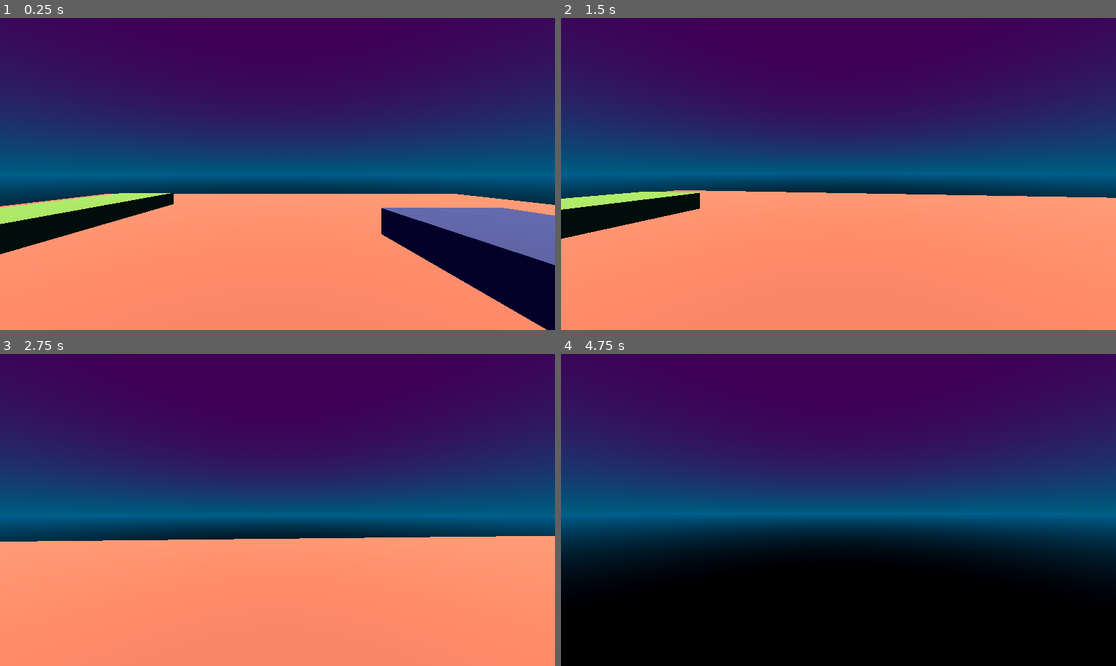
Above: before the commit, frames 1-4 (two rows, left to right).
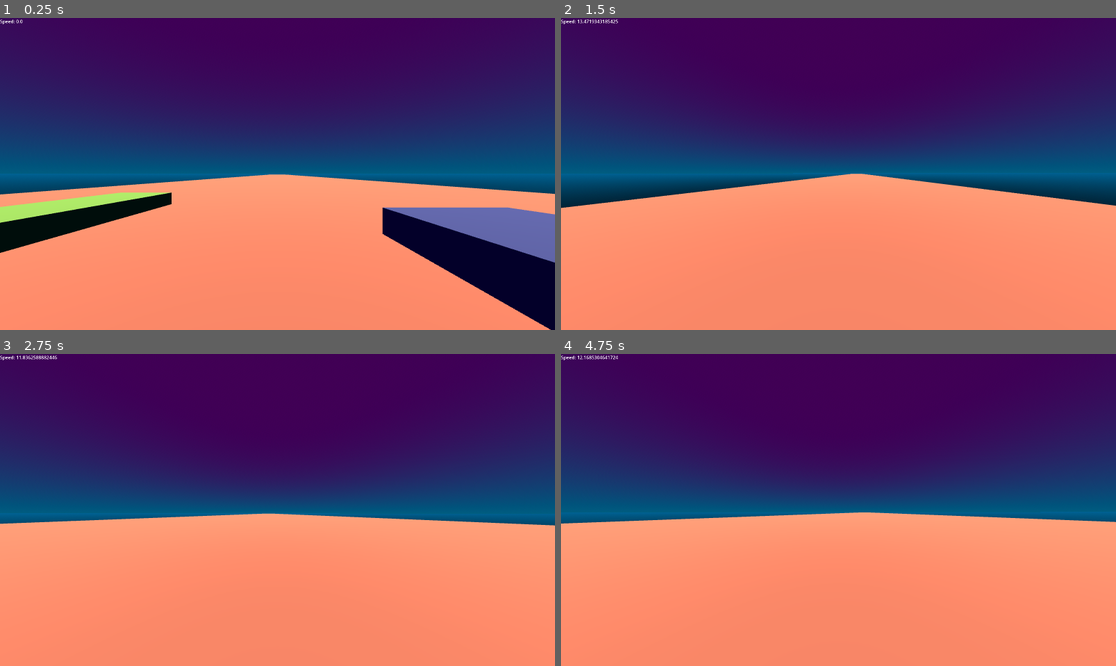
Above: after the commit, the same moments.

Repository: Sirrah025/big-mode-slick-game
Game: Godot game, scene res://Scenes/prototype_scene.tscn
Same seed, same stepped clock (60 frames per second), same inputs: the game is played once before the commit and once after it.
Inputs (mouse positions are in pixels of both pictures, inside the frame that each line leads up to):
- Up to frame 1 (0.25 s): no input
- Up to frame 2 (1.5 s): move the mouse to (866, 174) at 0.52 s; hold Shift (Sprint) 0.53-1.28 s; hold W (Forward) from 0.53 s (still down); tap Space (Jump) at 0.77, 1.07 s; right-click (866, 174) at 0.8 s; move the mouse to (810, 174) at 1.27 s; right-click (810, 174) at 1.35 s
- Up to frame 3 (2.75 s): keep holding W (Forward); tap Space (Jump) at 1.52, 1.55, 1.82, 2.1 s; move the mouse to (288, 503) at 2.02 s; hold Shift (Sprint) from 2.03 s (still down)
- Up to frame 4 (4.75 s): keep holding W (Forward); move the mouse to (832, 516) at 2.77 s; release Shift (Sprint) at 2.78 s; tap Shift (Sprint) at 2.85, 4.35 s; tap Space (Jump) at 3.02, 3.32, 3.77, 3.8, 4.07, 4.52 s; right-click (832, 516) at 3.05 s; move the mouse to (877, 513) at 3.52 s; right-click (877, 513) at 3.6 s; move the mouse to (794, 506) at 4.27 s

The runs differ from the first frame. In frame 1, 4.7% of the frame differs, in the area x 0-100%, y 0-100%; in frame 2, 4.7%; in frame 3, 6.5%; in frame 4, 48%.

Commit message:
Added New Player Script
I added a different player script so I could work directly on it in which I added
- Momentum that builds up
- Momentum that carries once you build a lot of it
- Sliding state which will later be toggled to make the player slide on the slick surface. During sliding the player doesn't lose momentum, gains momentum faster, but also makes the floor feel slippery. During sliding there is also no bobbing so it sells the effect of gliding.
- Double Jump
- Dashing (RMB)
- Strafing

Diff:
--- a/slick_game/Scenes/player.tscn
+++ b/slick_game/Scenes/player.tscn
@@ -1,6 +1,6 @@
 [gd_scene format=3 uid="uid://cqqfiaudklw6k"]
 
-[ext_resource type="Script" uid="uid://ba464sf0lqcml" path="res://Scripts/Player/player.gd" id="1_v0iea"]
+[ext_resource type="Script" uid="uid://cl6vytc21kfjo" path="res://Scripts/Player/player_momentum.gd" id="1_vgqql"]
 [ext_resource type="PackedScene" uid="uid://bpxws01g1myf6" path="res://Systems/components/health_component.tscn" id="2_6t5aa"]
 [ext_resource type="PackedScene" uid="uid://b12fqgptd5y3d" path="res://Systems/components/hitbox_component.tscn" id="3_6t5aa"]
 [ext_resource type="Script" uid="uid://cqufbqehm15a" path="res://Scripts/Player/player_death_handler.gd" id="4_vgqql"]
@@ -15,9 +15,9 @@
 
 [sub_resource type="CapsuleShape3D" id="CapsuleShape3D_vgqql"]
 
-[node name="Player" type="CharacterBody3D" unique_id=99981486]
+[node name="Player" type="CharacterBody3D" unique_id=99981486 groups=["Player"]]
 collision_mask = 2
-script = ExtResource("1_v0iea")
+script = ExtResource("1_vgqql")
 
 [node name="Mesh" type="MeshInstance3D" parent="." unique_id=667297727]
 mesh = SubResource("CapsuleMesh_f60y1")
@@ -44,8 +44,21 @@
 unique_name_in_owner = true
 wait_time = 2.0
 
+[node name="DashCooldownTimer" type="Timer" parent="." unique_id=963707597]
+wait_time = 2.0
+one_shot = true
+
+[node name="DashDurationTimer" type="Timer" parent="." unique_id=247132147]
+wait_time = 0.5
+one_shot = true
+
+[node name="SpeedTest" type="Label" parent="." unique_id=404264627]
+offset_right = 40.0
+offset_bottom = 23.0
+
 [connection signal="entity_died" from="Health Component" to="Player Death Handler" method="_on_entity_died"]
 [connection signal="area_entered" from="Hitbox Component" to="Hitbox Component" method="_on_area_entered"]
 [connection signal="body_entered" from="Hitbox Component" to="Hitbox Component" method="_on_body_entered"]
 [connection signal="change_speed" from="Hitbox Component" to="." method="_on_alter_speed"]
 [connection signal="damage" from="Hitbox Component" to="Health Component" method="_on_damage"]
+[connection signal="timeout" from="DashDurationTimer" to="." method="_on_dash_duration_timer_timeout"]
--- a/slick_game/Scenes/prototype_scene.tscn
+++ b/slick_game/Scenes/prototype_scene.tscn
@@ -9,7 +9,7 @@
 
 [sub_resource type="BoxMesh" id="BoxMesh_lci7e"]
 material = SubResource("StandardMaterial3D_lci7e")
-size = Vector3(42.59, 0.175, 51.125)
+size = Vector3(65.595, 0.175, 1000)
 
 [sub_resource type="StandardMaterial3D" id="StandardMaterial3D_3a2rb"]
 albedo_color = Color(0.31764707, 0.34117648, 0.57254905, 1)
@@ -49,7 +49,7 @@
 transform = Transform3D(1, 0, 0, 0, 1, 0, 0, 0, 1, 0, 3.4749904, 0)
 
 [node name="CSGMesh3D" type="CSGMesh3D" parent="." unique_id=981302533]
-transform = Transform3D(1, 0, 0, 0, 1, 0, 0, 0, 1, 0.5331192, 1.1805716, 1.1573772)
+transform = Transform3D(1, 0, 0, 0, 1, 0, 0, 0, 1, 0.5331192, 1.1805716, -457.78302)
 use_collision = true
 collision_layer = 2
 mesh = SubResource("BoxMesh_lci7e")
--- /dev/null
+++ b/slick_game/Scripts/Player/player_momentum.gd
@@ -0,0 +1,232 @@
+extends CharacterBody3D
+
+# --- Movement Settings ---
+@export var walk_base_speed: float = 5.0
+@export var sprint_base_speed: float = 9.0
+@export var walk_force: float = 1.5
+@export var sprint_force: float = 6.0
+@export var max_speed: float = 24.0
+@export var max_jumps: int = 2
+@export var friction_low: float = 10.0
+@export var friction_high: float = 5.5
+@export var jump_velocity: float = 5.5
+@export var air_control: float = 1.0
+var jumps_left: int = max_jumps
+
+var GRAVITY = ProjectSettings.get_setting("physics/3d/default_gravity")
+
+const MOUSE_SENSITIVITY: float = 0.0015
+
+# --- Sliding ---
+@export var slide_force_multiplier: float = 11.6
+@export var slide_friction_multiplier: float = 0
+@export var slide_steer_multiplier: float = 0.15
+@export var is_sliding: bool = false
+
+# --- Dash ---
+@onready var dash_cooldown_node: Timer = $DashCooldownTimer
+@onready var dash_duration_node: Timer = $DashDurationTimer
+@export var dash_cooldown_time := 2.0
+@export var dash_duration_time := 0.8
+@export var dash_decay_multiplier := 0.95
+@export var dash_force: float = 24.0
+
+var is_dashing: bool = false
+var dash_velocity: Vector3 = Vector3.ZERO
+var dash_direction: Vector3 = Vector3.ZERO
+
+
+# --- Camera ---
+const BASE_FOV: float = 75.0
+const FOV_CHANGE: float = 2.5
+
+@onready var head: Node3D = $Head
+@onready var camera: Camera3D = $Head/PlayerCamera
+
+# Strafing
+@export var max_tilt_angle: float = 6.0
+@export var tilt_speed: float = 4.0
+var current_tilt: float = 0.0
+
+# Head Bob
+const BOB_FREQ: float = 1.6
+const BOB_AMP: float = 0.09
+var bob_timer: float = 0.0
+
+
+# --- Runtime ---
+var momentum: Vector3 = Vector3.ZERO
+
+func _ready() -> void:
+	Input.set_mouse_mode(Input.MOUSE_MODE_CAPTURED)
+
+	dash_duration_node.wait_time = dash_duration_time
+	dash_cooldown_node.wait_time = dash_cooldown_time
+
+func _unhandled_input(event: InputEvent) -> void:
+	if event is InputEventMouseMotion:
+		head.rotate_y(-event.relative.x * MOUSE_SENSITIVITY)
+		camera.rotate_x(-event.relative.y * MOUSE_SENSITIVITY)
+		camera.rotation.x = clamp(camera.rotation.x, deg_to_rad(-40), deg_to_rad(60))
+
+func _physics_process(delta: float) -> void:
+	_apply_gravity(delta)
+	_handle_jump()
+	_update_momentum(delta)
+	_handle_dash()
+	_apply_velocity()
+	_update_headbob(delta)
+	_update_camera_tilt(delta)
+	_update_fov(delta)
+	move_and_slide()
+
+# --- Gravity ---
+func _apply_gravity(delta: float) -> void:
+	velocity.y = 0 if is_on_floor() else velocity.y - GRAVITY * delta
+
+	# Reset jumps when on the floor
+	if is_on_floor():
+		jumps_left = max_jumps
+
+
+# --- Jump ---
+func _handle_jump() -> void:
+	if Input.is_action_just_pressed("Jump") and jumps_left > 0:
+		velocity.y = jump_velocity
+		jumps_left -= 1
+
+# --- Momentum System ---
+func _update_momentum(delta: float) -> void:
+	var input_vector = Input.get_vector("Left", "Right", "Forward", "Back")
+	if input_vector.length() == 0:
+		_apply_friction(delta)
+		return
+
+	var input_dir = (head.transform.basis * Vector3(input_vector.x, 0, input_vector.y)).normalized()
+
+	var applied_force = walk_force
+	var base_speed = walk_base_speed
+	if Input.is_action_pressed("Sprint"):
+		applied_force = sprint_force
+		base_speed = sprint_base_speed
+	if is_sliding:
+		applied_force *= slide_force_multiplier
+
+	# Ensure minimum momentum
+	if momentum.length() < base_speed:
+		momentum = input_dir * base_speed
+
+	var speed_ratio = clamp(momentum.length() / max_speed, 0, 1)
+	var speed_factor = pow(1.0 - speed_ratio, 2)
+
+	# Apply directional force
+	var force = input_dir * applied_force * speed_factor
+	momentum += force * delta
+
+	# Steering
+	var steer_strength = lerp(12.0, 3.0, speed_ratio)
+	if is_sliding:
+		steer_strength *= slide_steer_multiplier
+	momentum = momentum.normalized().slerp(input_dir, steer_strength * delta) * momentum.length()
+
+	# Reduce lateral drift
+	var lateral = momentum - input_dir * momentum.dot(input_dir)
+	var lateral_damp = lerp(10.0, 2.0, speed_ratio)
+	momentum -= lateral * lateral_damp * delta
+
+	# Snap low-speed direction
+	if momentum.length() < walk_base_speed * 1.2:
+		momentum = input_dir * momentum.length()
+
+	# Opposite direction deceleration
+	if momentum.dot(input_dir) < 0:
+		momentum = momentum.move_toward(Vector3.ZERO, applied_force * delta)
+
+	# Air control
+	if not is_on_floor():
+		momentum.x = lerp(momentum.x, momentum.x, air_control * delta)
+		momentum.z = lerp(momentum.z, momentum.z, air_control * delta)
+
+
+func _apply_friction(delta: float) -> void:
+	var speed_ratio = clamp(momentum.length() / max_speed, 0, 1)
+	var friction_strength = lerp(friction_low, friction_high, speed_ratio)
+	if is_sliding:
+		friction_strength *= slide_friction_multiplier
+	momentum = momentum.move_toward(Vector3.ZERO, friction_strength * delta)
+
+# --- Apply momentum to velocity ---
+func _apply_velocity() -> void:
+	var final_velocity = momentum
+	if is_dashing:
+		final_velocity += dash_velocity
+
+	if dash_velocity.length() > 0:
+		dash_velocity *= dash_decay_multiplier
+		if dash_velocity.length() < 0.01:
+			dash_velocity = Vector3.ZERO
+
+	velocity.x = final_velocity.x
+	velocity.z = final_velocity.z
+	$SpeedTest.text = "Speed: " + str(final_velocity.length())
+
+func _handle_dash() -> void:
+	if Input.is_action_just_pressed("Dashing") and not dash_cooldown_node.is_stopped():
+		return
+
+	if Input.is_action_just_pressed("Dashing") and dash_duration_node.is_stopped():
+		# Determine dash direction
+		var input_vector = Input.get_vector("Left", "Right", "Forward", "Back")
+		var input_dir = (head.transform.basis * Vector3(input_vector.x, 0, input_vector.y)).normalized()
+
+		if input_dir.length() == 0:
+			dash_direction = momentum.normalized()
+		else:
+			dash_direction = input_dir
+
+		if dash_direction.length() == 0:
+			return
+
+		# Activate dash
+		is_dashing = true
+		dash_velocity = dash_direction * dash_force
+		dash_cooldown_node.start()
+		dash_duration_node.start()
+
+
+
+# --- Head Bob ---
+func _update_headbob(delta: float) -> void:
+	if Settings.head_bob_enabled:
+		if !is_sliding:
+			bob_timer += delta * momentum.length() * float(is_on_floor())
+			camera.transform.origin = _headbob(bob_timer)
+
+func _headbob(time: float) -> Vector3:
+	return Vector3(cos(time * BOB_FREQ * 0.5), sin(time * BOB_FREQ), 0) * BOB_AMP
+
+# --- Strafing ---
+func _update_camera_tilt(delta: float) -> void:
+	# Project momentum onto camera right direction
+	var right_dir = head.transform.basis.x
+	var lateral_speed = momentum.dot(right_dir)  # Positive = right, Negative = left
+
+	# Target tilt based on lateral movement
+	var target_tilt = clamp(-lateral_speed / max_speed * max_tilt_angle, -max_tilt_angle, max_tilt_angle)
+
+	# Smoothly interpolate current tilt
+	current_tilt = lerp(current_tilt, target_tilt, tilt_speed * delta)
+
+	# Apply tilt around Z axis
+	var rot = camera.rotation
+	rot.z = deg_to_rad(current_tilt)
+	camera.rotation = rot
+
+
+# --- FOV ---
+func _update_fov(delta: float) -> void:
+	var target_fov = BASE_FOV + FOV_CHANGE * clamp(momentum.length(), 0.5, max_speed * 2)
+	camera.fov = lerp(camera.fov, target_fov, delta * 8.0)
+
+func _on_dash_duration_timer_timeout() -> void:
+	is_dashing = false
--- a/slick_game/project.godot
+++ b/slick_game/project.godot
@@ -25,6 +25,10 @@
 window/size/viewport_width=1920
 window/size/viewport_height=1080
 window/size/mode=3
+
+[global_group]
+
+Player=""
 
 [input]
 
@@ -62,6 +66,21 @@
 "events": [Object(InputEventKey,"resource_local_to_scene":false,"resource_name":"","device":-1,"window_id":0,"alt_press …(195 unchanged characters)…
 ]
 }
+Dashing={
+"deadzone": 0.2,
+"events": [Object(InputEventMouseButton,"resource_local_to_scene":false,"resource_name":"","device":-1,"window_id":0,"alt_pressed":false,"shift_pressed":false,"ctrl_pressed":false,"meta_pressed":false,"button_mask":2,"position":Vector2(209, 15),"global_position":Vector2(218, 63),"factor":1.0,"button_index":2,"canceled":false,"pressed":true,"double_click":false,"script":null)
+]
+}
+Shooting={
+"deadzone": 0.2,
+"events": [Object(InputEventMouseButton,"resource_local_to_scene":false,"resource_name":"","device":-1,"window_id":0,"alt_pressed":false,"shift_pressed":false,"ctrl_pressed":false,"meta_pressed":false,"button_mask":1,"position":Vector2(293, 24),"global_position":Vector2(302, 72),"factor":1.0,"button_index":1,"canceled":false,"pressed":true,"double_click":true,"script":null)
+]
+}
+Sliding={
+"deadzone": 0.2,
+"events": [Object(InputEventKey,"resource_local_to_scene":false,"resource_name":"","device":-1,"window_id":0,"alt_pressed":false,"shift_pressed":false,"ctrl_pressed":false,"meta_pressed":false,"pressed":false,"keycode":0,"physical_keycode":4194326,"key_label":0,"unicode":0,"location":0,"echo":false,"script":null)
+]
+}
 
 [layer_names]
 
@@ -77,3 +96,4 @@
 [rendering]
 
 rendering_device/driver.windows="d3d12"
+anti_aliasing/quality/msaa_3d=1
Not shown, added: slick_game/Scripts/Player/player_momentum.gd.uid
